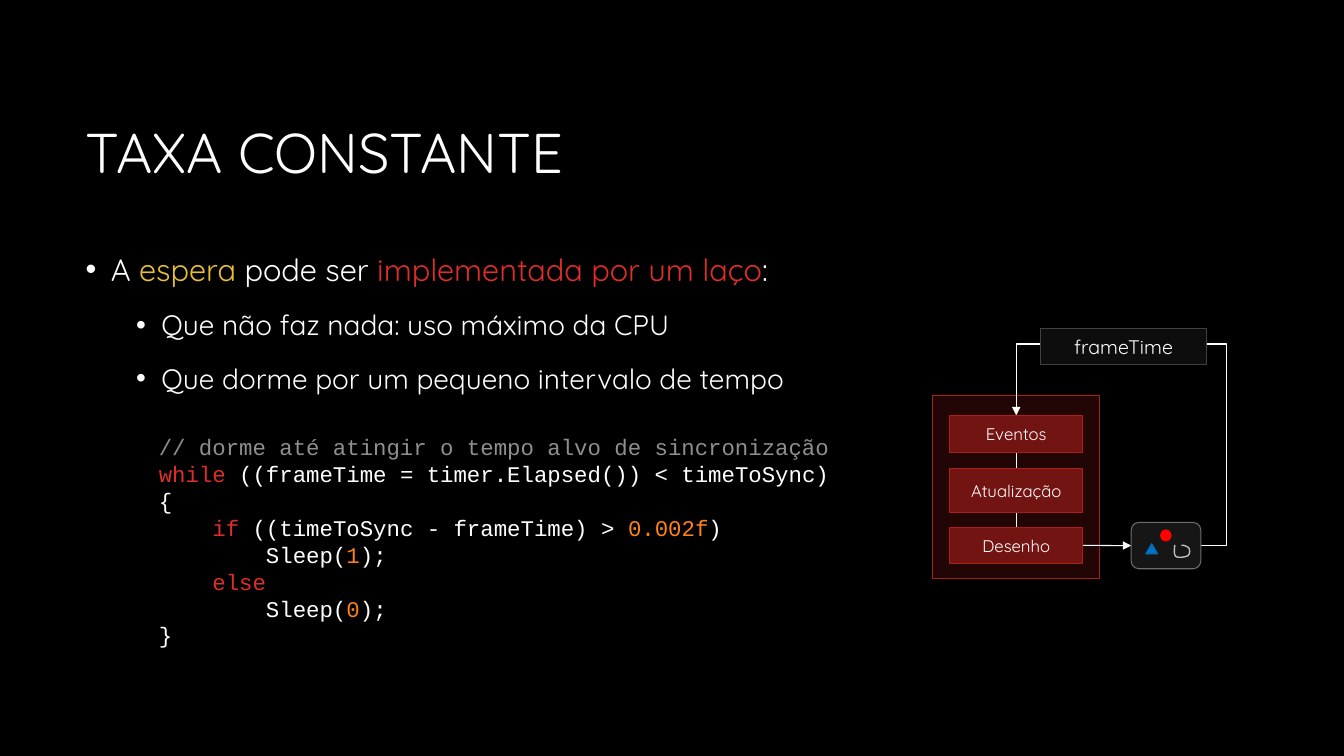
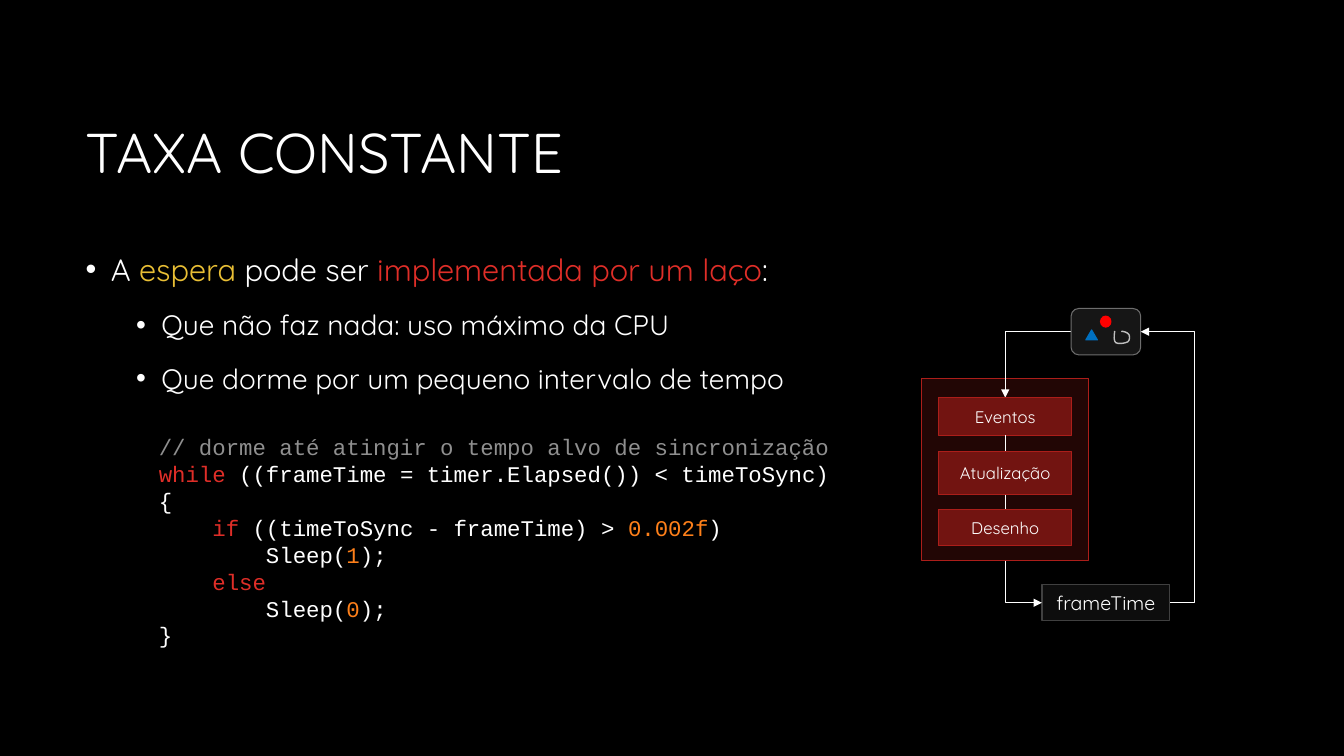
Before and after one commit to JudsonSS/CG, a slide deck: slide 15 of Slides/04. Aplicação Gráfica.pptx. Drawn at 1344x756 pixels with LibreOffice and Linux fonts; fonts in the diff are those of the drawing; background and template pictures are left out. Boxes give left, top, right and bottom in pixels: in the first picture for what was removed or moved away, otherwise in the second. Text is boxed around its words. In the diff, an @@ line names an element or a change of style, - is before the commit and + after.

```diff
--- a/Slides/04. Aplicação Gráfica.pptx
+++ b/Slides/04. Aplicação Gráfica.pptx
@@ 1 rounded rectangle, 1 freeform shape, 1 triangle, 1 ellipse: place and size @@
-1 rounded rectangle, 1 freeform shape, 1 triangle, 1 ellipse at <box>1131,522,1201,569</box>
+1 rounded rectangle, 1 freeform shape, 1 triangle, 1 ellipse at <box>1072,309,1141,355</box>
@@ elbow arrow moved from (1201, 545) - (1016, 415) to (1072, 332) - (1005, 397) @@
@@ elbow arrow added from (1171, 603) to (1141, 332), #FFFFFF 0.75 pt @@
@@ 4 rectangles: place and size @@
-4 rectangles at <box>933,396,1099,579</box>
+4 rectangles at <box>922,378,1088,561</box>
@@ line moved from (1016, 453) - (1016, 527) to (1005, 436) - (1005, 509) @@
@@ elbow arrow added from (1005, 561) to (1043, 603), #FFFFFF 0.75 pt @@
@@ arrow removed from (1083, 545) to (1131, 545) @@
@@ rectangle "frameTime": place and size @@
-rectangle "frameTime" at <box>1041,329,1207,365</box>
+rectangle "frameTime" at <box>1043,585,1171,621</box>
```
Also in this commit, not shown: 12 other slides changed, 1 slide added.
